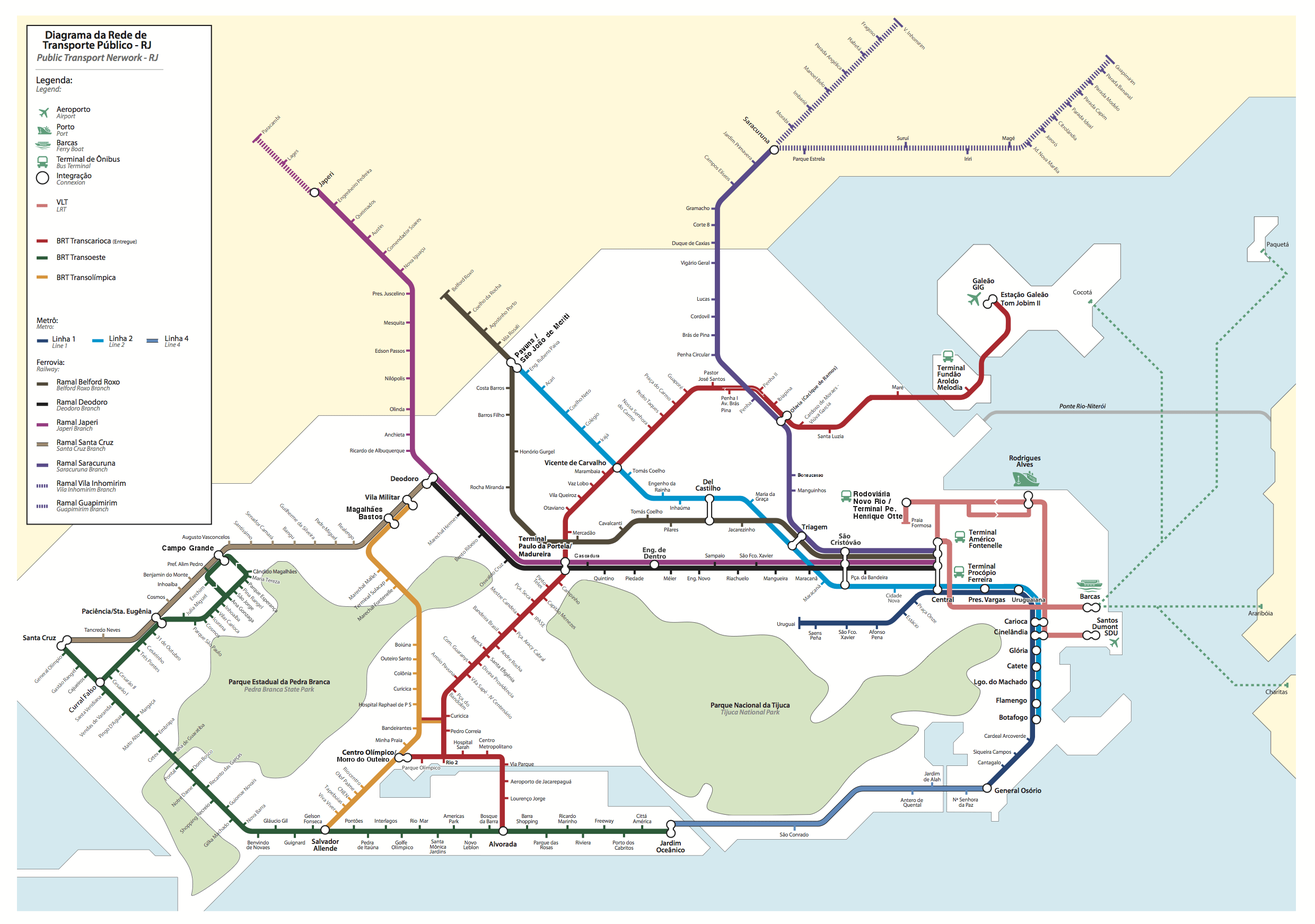
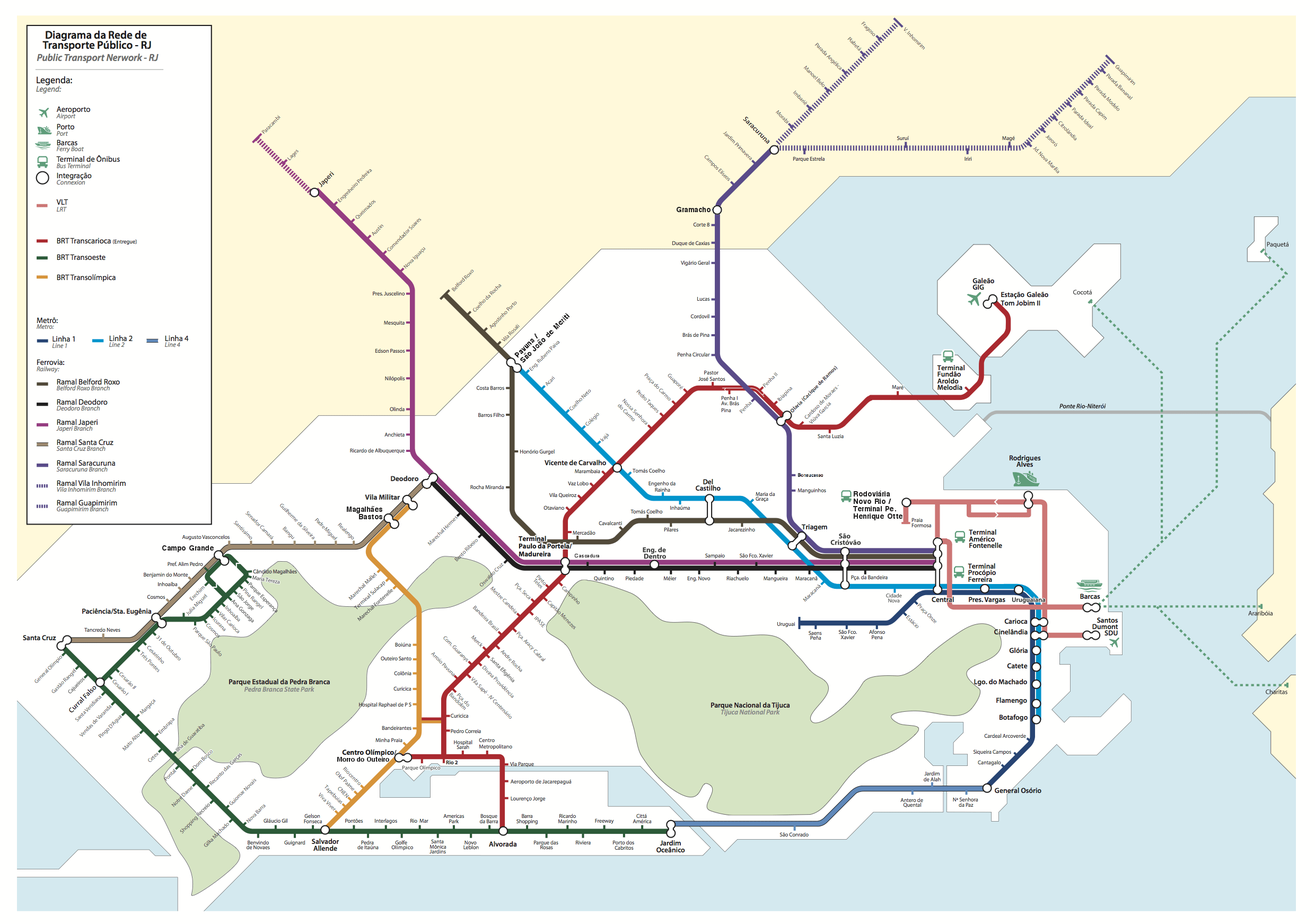
Layers edited between the first and the second (1315, 924) image:
added layer "Gramacho #1" above "Gramacho" over [676, 206, 711, 213]
added layer "Gramacho" above "Pavuna / São João de Meriti" over [685, 205, 723, 217]
